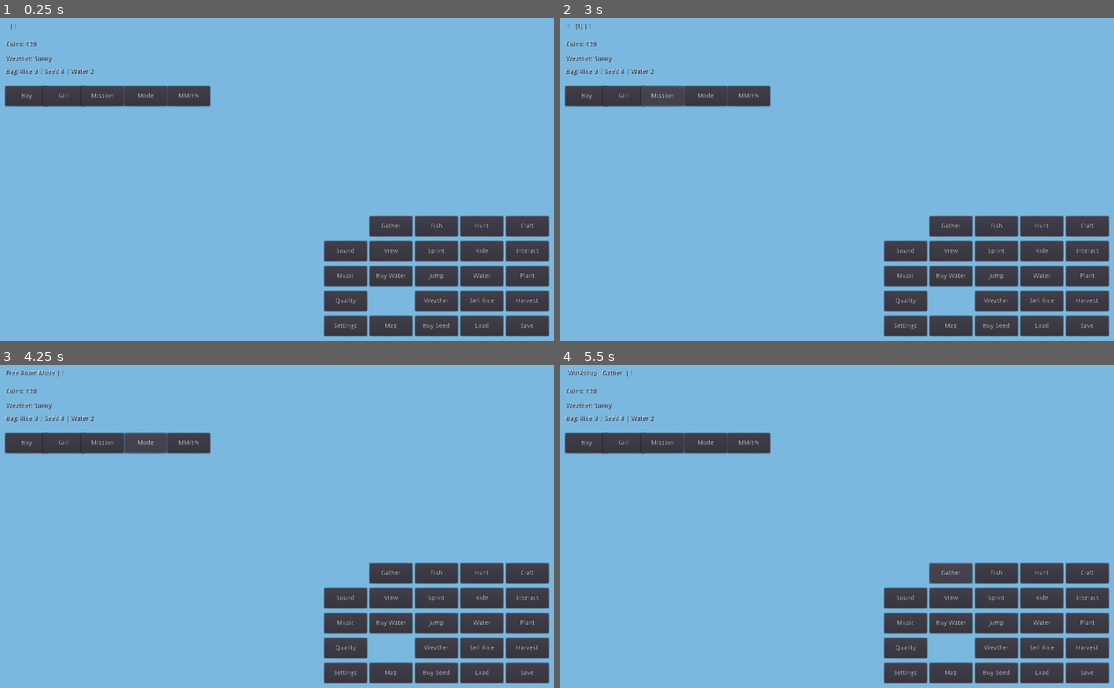
Above: before the commit, frames 1-4 (two rows, left to right).
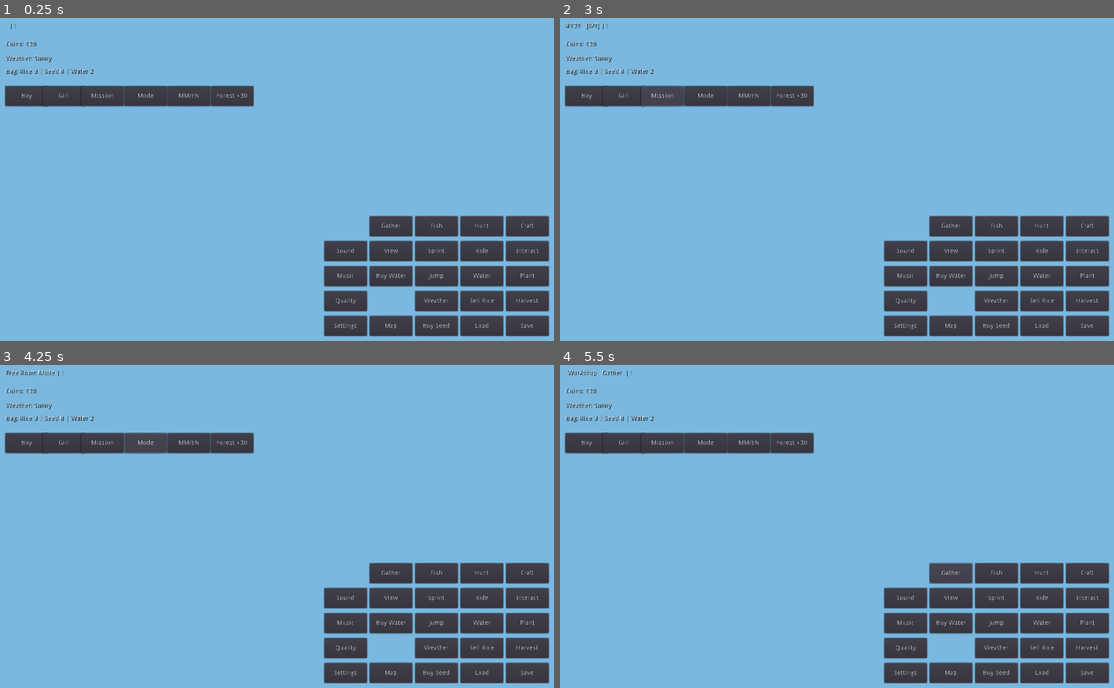
Above: after the commit, the same moments.

Repository: gikoko611/G.I-KO-KO-MYANMAR-OPEN-WORLD-3D-
Game: Godot game, scene res://scenes/main.tscn
The game is run twice, just before and just after one commit, with the same random seed, the same clock (stepped at 60 frames per second) and the same inputs.
Inputs (mouse positions are in pixels of both pictures, inside the frame that each line leads up to):
- Up to frame 1 (0.25 s): no input
- Up to frame 2 (3 s): click (792, 95) at 0.5 s, where only the run after the commit has a clickable "Forest +30"; click "Boy" at 1.25 s; click "Girl" at 2 s; click "Mission" at 2.75 s
- Up to frame 3 (4.25 s): click "Mode" at 3.5 s
- Up to frame 4 (5.5 s): click "MM/EN" at 4.25 s; click "Gather" at 5 s

The runs differ from the first frame. In frame 1, 0.5% of the frame differs, in the area x 37-46%, y 20-28%; in frame 2, 0.6%, in the area x 0-46%, y 1-28%; in frame 3, 0.5%; in frame 4, 0.5%.
Error in both runs: Invalid set index 'specular' (on base: 'SpatialMaterial') with value of type 'float'. (res://scripts/world_builder.gd:93)

Commit message:
Add forest mission board button

Diff:
--- a/scripts/touch_ui.gd
+++ b/scripts/touch_ui.gd
@@ -36,6 +36,7 @@
     _button(root, "Mission", Vector2(185,158), "mission")
     _button(root, "Mode", Vector2(280,158), "mode")
     _button(root, "MM/EN", Vector2(375,158), "language")
+    _button(root, "Forest +30", Vector2(470,158), "forest_mission")
     _button(root, "Gather", Vector2(-460,-275), "gather", true)
     _button(root, "Fish", Vector2(-360,-275), "fish", true)
     _button(root, "Hunt", Vector2(-260,-275), "hunt", true)
